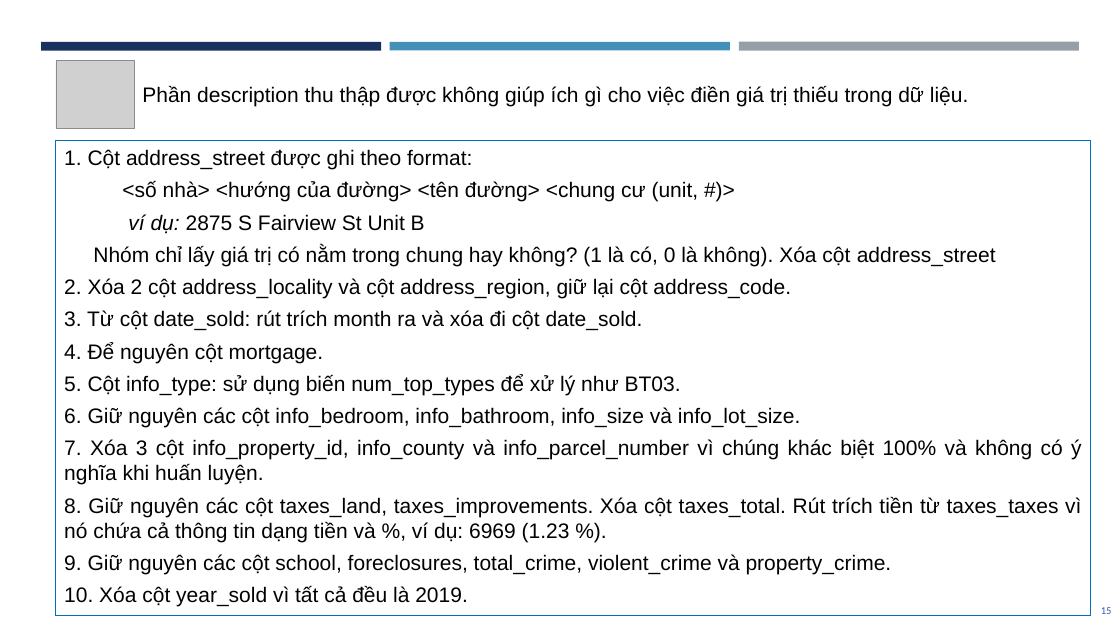
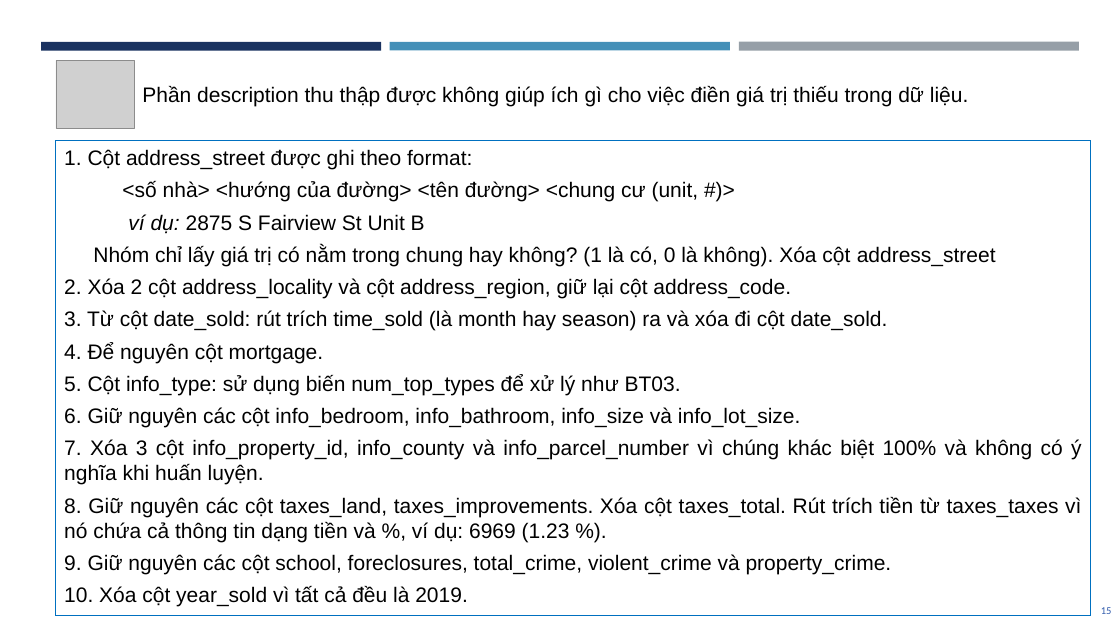
Before and after one commit to dpnam/DS-Final-Project, a slide deck: slide 15 of report-slide/BaoCaoCuoiKy_DS.pptx. Drawn at 1120x630 pixels with LibreOffice and Linux fonts; fonts in the diff are those of the drawing; grey boxes stand for pictures. Boxes give left, top, right and bottom in pixels: in the first picture for what was removed or moved away, otherwise in the second. Text is boxed around its words. In the diff, an @@ line names an element or a change of style, - is before the commit and + after.

```diff
--- a/report-slide/BaoCaoCuoiKy_DS.pptx
+++ b/report-slide/BaoCaoCuoiKy_DS.pptx
@@ text in rectangle at [64,310,888,331]: text changed @@
-3. Từ cột date_sold: rút trích month ra và xóa đi cột date_sold.
+3. Từ cột date_sold: rút trích time_sold (là month hay season) ra và xóa đi cột date_sold.
```
Also in this commit, not shown: 2 other slides changed, 1 other file.
